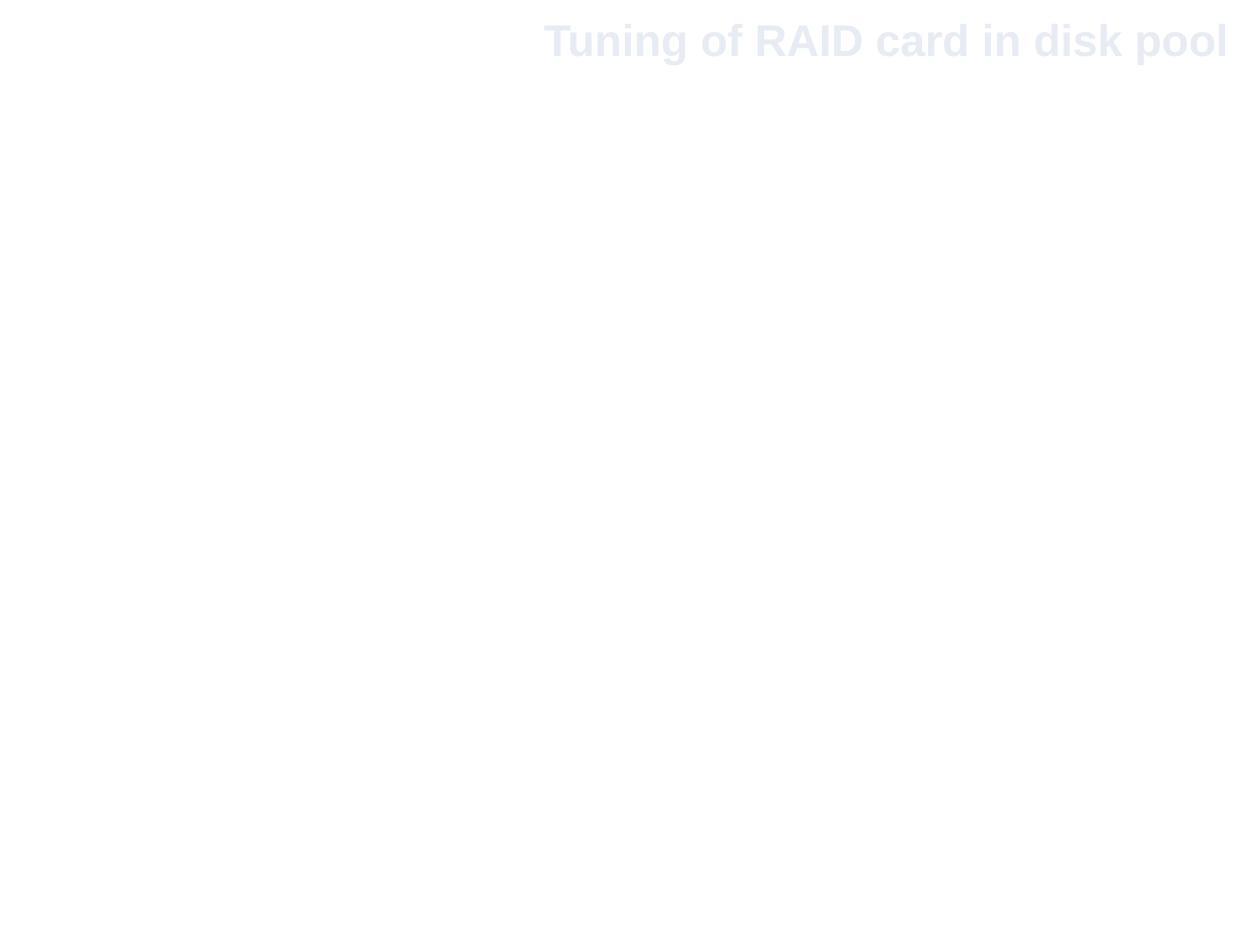
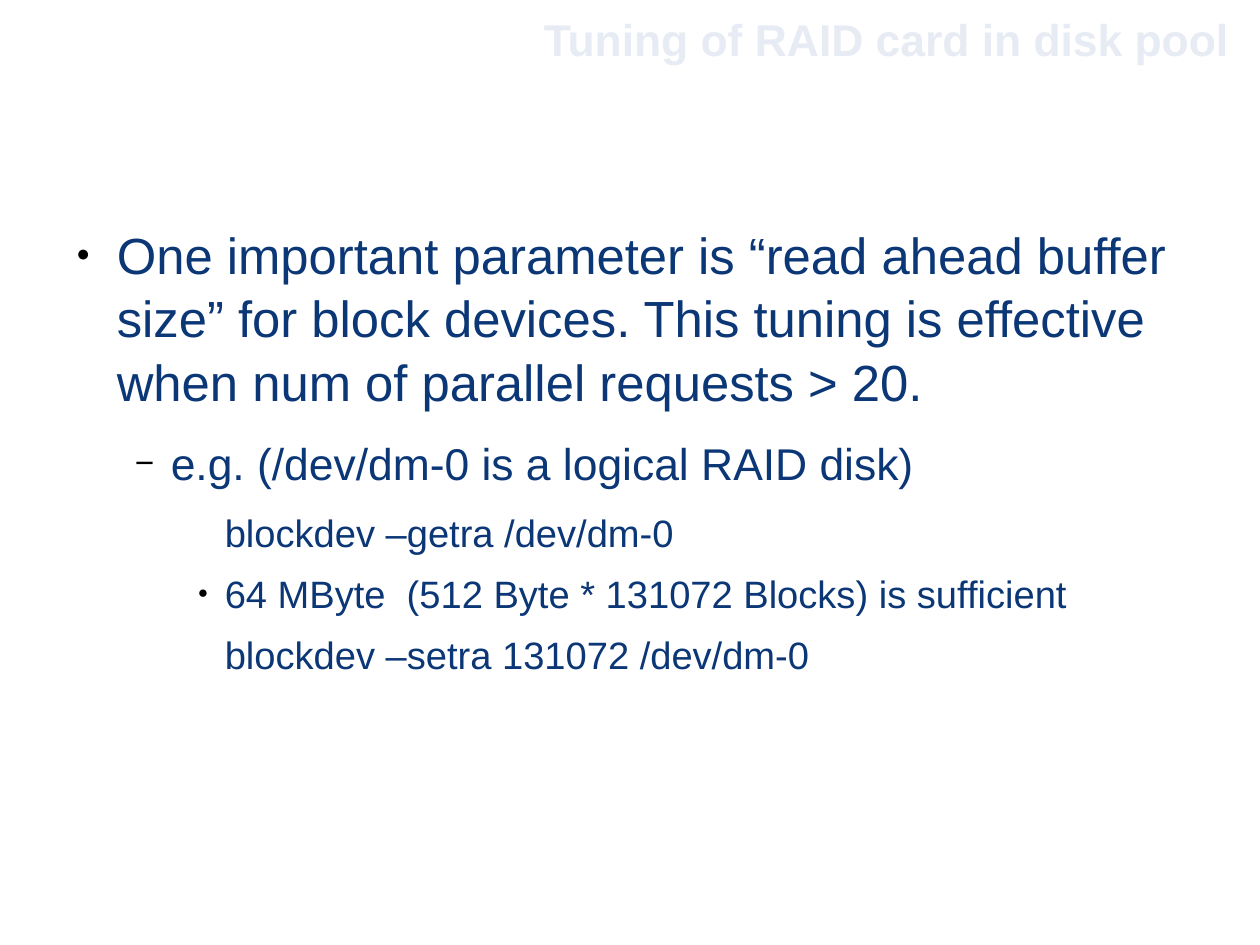
Before and after one commit to GenKawamura/GridKa2014-Material_ATLAS-T2_Example, a slide deck: slide 17 of dcache_wlcg_tier2_gridka.odp (slide 15 before the commit). Drawn at 1260x945 pixels with LibreOffice and Linux fonts; fonts in the diff are those of the drawing; background and template pictures are left out. Boxes give left, top, right and bottom in pixels: in the first picture for what was removed or moved away, otherwise in the second. Text is boxed around its words. In the diff, an @@ line names an element or a change of style, - is before the commit and + after.

```diff
--- a/dcache_wlcg_tier2_gridka.odp
+++ b/dcache_wlcg_tier2_gridka.odp
@@ text added at [117,237,1166,670], 32 pt, text #0C3776 @@
+● One important parameter is “read ahead buffer size” for block devices. This tuning is effective when num of parallel requests > 20.
+  − e.g. (/dev/dm-0 is a logical RAID disk)
+    blockdev –getra /dev/dm-0
+    ● 64 MByte (512 Byte * 131072 Blocks) is sufficient
+    blockdev –setra 131072 /dev/dm-0
```
Also in this commit, not shown: 2 other slides changed, 6 slides added, 3 slides removed, 4 other files.
